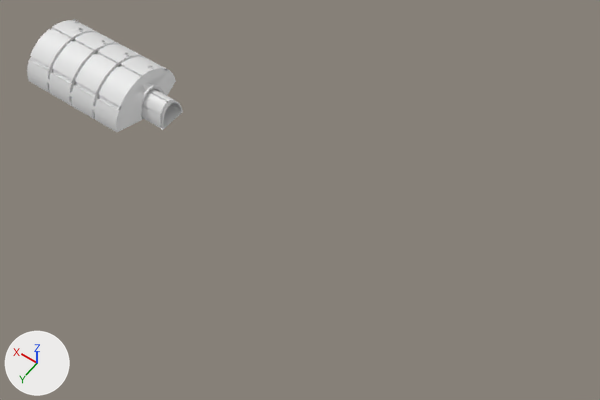
A saved change to the FBX model 4_Mesh_exports/Bunker_Extended_Entrance.fbx.
Camera for both pictures: a camera (50 mm lens) standing at (-87.9, 64.7, 99.8) and looking at (-42.3, 0.9, -0.5). Arrows for +X, +Y and +Z are at lower left; the lights stay in place. The first picture is the older version. Where no turn or scale is listed for an object, it has been applied to the vertices.

The first picture shows 'Bunker_Basic_Module.001', 'Bunker_Detailed_End_Module.001', 'Bunker_Detailed_Module.001'.
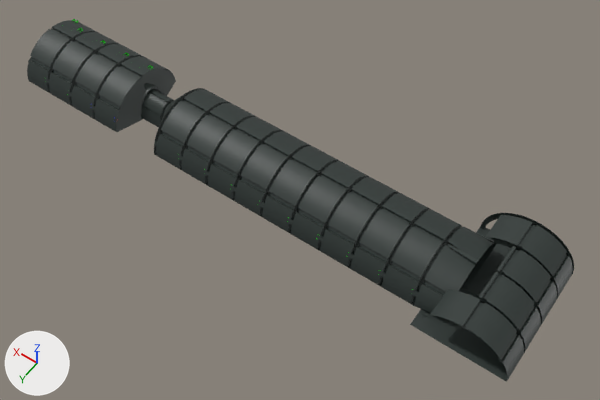
Where the change shows, as pixel boxes [x1, y1, x2, y2] in the pictures (600 x 400 px):
'Bunker_Basic_Module.001', reshaped, moved: before [141, 83, 183, 130]; after [141, 83, 574, 382]
part 1 of me_cylinder_109, recoloured (white to dark grey): [27, 20, 121, 105] in both
part 2 of me_cylinder_111, added: after [154, 88, 574, 382]
part 3 of me_cylinder_111, recoloured (white to dark grey): before [141, 83, 183, 130]; after [141, 83, 174, 127]
part 4 of me_cylinder_110, recoloured (white to dark grey): [69, 43, 176, 132] in both

The change, as a diff of the scene's bpy script:
```diff
--- a/4_Mesh_exports/Bunker_Extended_Entrance.fbx.py
+++ b/4_Mesh_exports/Bunker_Extended_Entrance.fbx.py
@@ mat_temp_mat_blue @@
+mat_temp_mat_blue = principled_material('Temp_Mat_Blue')
+mat_temp_mat_blue.base_color = (0.0024, 0.0, 0.8)  # blue #0800e7
@@ mat_temp_mat_green @@
+mat_temp_mat_green = principled_material('Temp_Mat_Green')
+mat_temp_mat_green.base_color = (0.00175, 0.8, 0.0)  # green #06e700
@@ mat_m_blackenedsteel @@
+mat_m_blackenedsteel = principled_material('M_BlackenedSteel')
+mat_m_blackenedsteel.base_color = (0.0262, 0.0369, 0.0331)  # dark grey #2d3633
@@ mat_temp_mat_red @@
+mat_temp_mat_red = principled_material('Temp_Mat_Red')
+mat_temp_mat_red.base_color = (0.8, 0.000837, 0.0)  # red #e70300
@@ me_cylinder_110 @@
 # used by ob_bunker_detailed_module_001; location = (-5.5, 0.0, 0.0)
-me_cylinder_110.from_pydata(...)  # 1644 vertices, 1255 faces; spans x -6.31..5.64, y -7.28..7.28, z 0.14..6.83
+me_cylinder_110.from_pydata(...)  # 1356 vertices, 1039 faces; spans x -6.31..5.64, y -7.28..7.28, z 0.14..6.83
+# me_cylinder_110 part 4: 286 faces spanning x -6.31..5.63, y -7.28..7.28, z 0.14..6.83 switch from no material to mat_m_blackenedsteel (dark grey #2d3633)
+# edits to the shape of me_cylinder_110 do not show in these pictures
+me_cylinder_110.materials.append(mat_temp_mat_red)  # red #e70300
+me_cylinder_110.materials.append(mat_temp_mat_green)  # green #06e700
+me_cylinder_110.materials.append(mat_temp_mat_blue)  # blue #0800e7
@@ me_cylinder_109 @@
 # used by ob_bunker_detailed_end_module_001; location = (5.0, 0.0, 0.0)
-me_cylinder_109.from_pydata(...)  # 1580 vertices, 1213 faces; spans x -4.88..6.18, y -7.28..7.28, z 0.14..6.83
+me_cylinder_109.from_pydata(...)  # 1220 vertices, 907 faces; spans x -4.88..6.18, y -7.28..7.28, z 0.14..6.83
+# me_cylinder_109 part 1: 242 faces spanning x -4.88..6.18, y -7.28..7.28, z 0.14..6.83 switch from no material to mat_m_blackenedsteel (dark grey #2d3633)
+# edits to the shape of me_cylinder_109 do not show in these pictures
+me_cylinder_109.materials.append(mat_temp_mat_red)  # red #e70300
+me_cylinder_109.materials.append(mat_temp_mat_green)  # green #06e700
+me_cylinder_109.materials.append(mat_temp_mat_blue)  # blue #0800e7
@@ me_cylinder_111 @@
 # used by ob_bunker_basic_module_001; location = (-15.7, 0.8, 0.0)
-me_cylinder_111.from_pydata(...)  # 332 vertices, 298 faces; spans x -0.35..5.42, y -3.82..2.02, z 0.15..5.01
+me_cylinder_111.from_pydata(...)  # 3301 vertices, 2660 faces; spans x -66.06..5.42, y -11.27..9.28, z 0.15..6.9
+# me_cylinder_111 part 2: 2609 vertices added at x -66.06..-2.75, y -11.27..9.28, z 0.17..6.9
+# me_cylinder_111 part 3: 298 faces spanning x -0.35..5.42, y -3.82..2.02, z 0.15..5.01 switch from no material to mat_m_blackenedsteel (dark grey #2d3633)
+# other edits to the shape of me_cylinder_111 do not show in these pictures
+me_cylinder_111.materials.append(mat_temp_mat_red)  # red #e70300
+me_cylinder_111.materials.append(mat_temp_mat_green)  # green #06e700
@@ ob_bunker_basic_module_001 @@
 ob_bunker_basic_module_001 = bpy.data.objects.new('Bunker_Basic_Module.001', me_cylinder_111)
-ob_bunker_basic_module_001.location = (-15.7, 0.8, 0.0)
+ob_bunker_basic_module_001.location = (-15.7, 0.8, -0.1)
```
